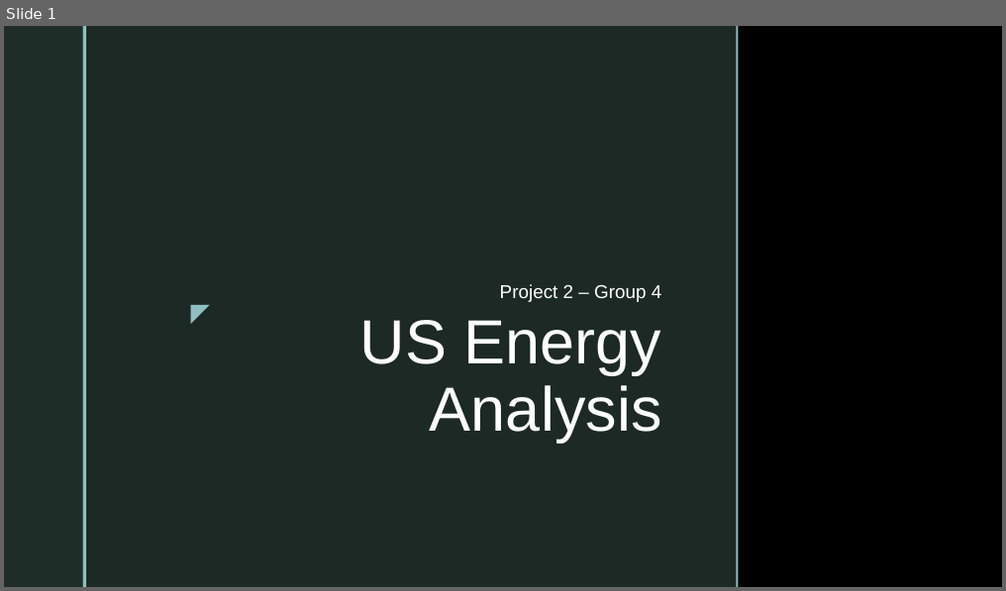
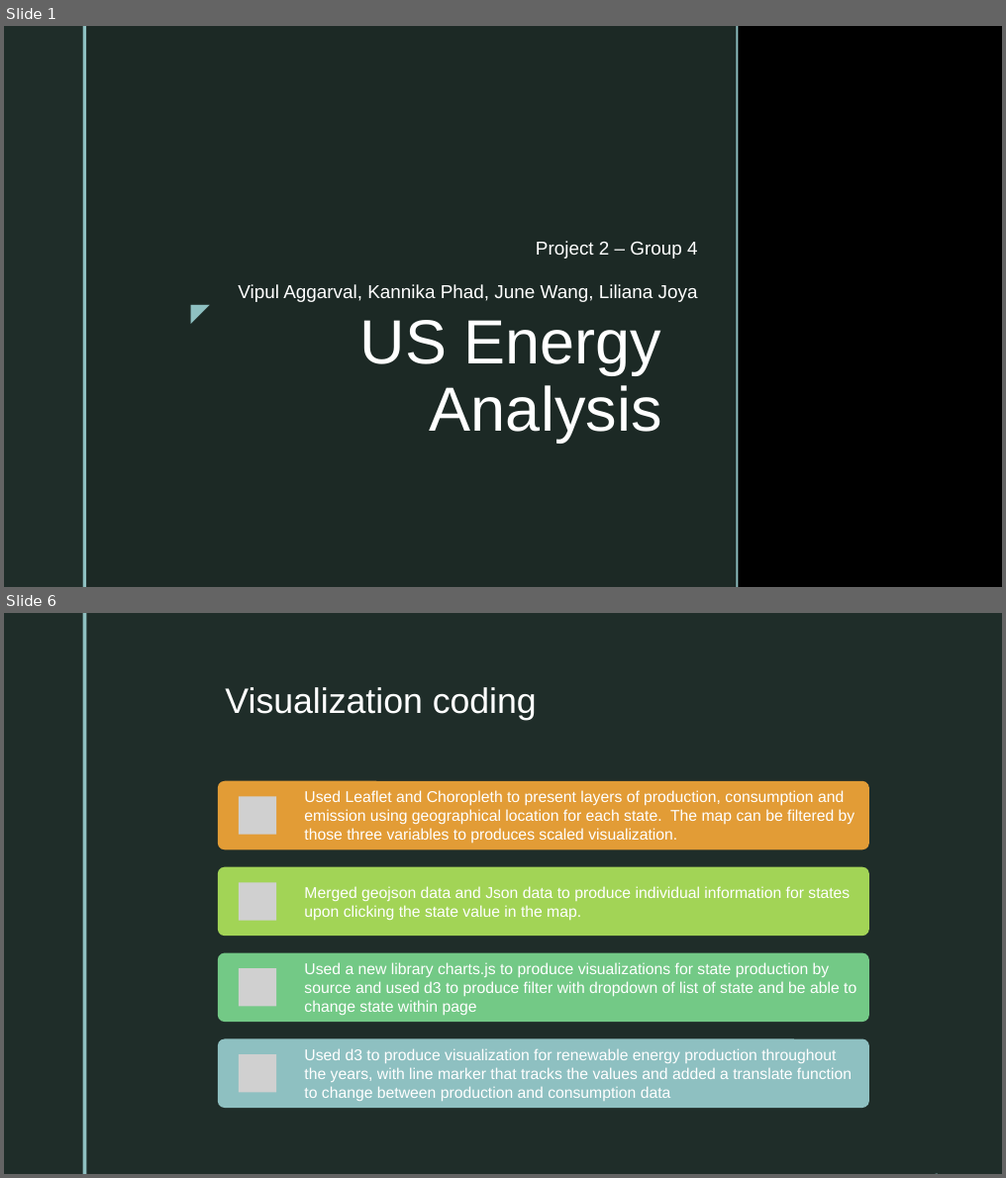
Before and after one commit to Kphad20/Project2-Group_4, a slide deck: Energy Analysis of the United States for 2018.pptx. Shown one above the other, each under a label of ours: slide 1 before the commit, slides 1 and 6 after it; the slides between them are not shown. The pictures are 1006x591 and 1006x1178 pixels, drawn with LibreOffice and Linux fonts; fonts in the diff are those of the drawing; grey boxes stand for pictures; background and template pictures are left out. Boxes give left, top, right and bottom in pixels: in the first picture for what was removed or moved away, otherwise in the second. Text is boxed around its words. In the diff, an @@ line names an element or a change of style, - is before the commit and + after.

```diff
--- a/Energy Analysis of the United States for 2018.pptx
+++ b/Energy Analysis of the United States for 2018.pptx
@@ slide 6 added at [4, 613, 1002, 1174], background picture (left out) @@
@@ rectangle added at [4, 613, 1002, 1174], fill #1F2D29 @@
@@ rectangle added at [4, 613, 82, 1174], fill #1F2D29 @@
@@ rectangle added at [82, 613, 86, 1174], fill #8EC0C1 @@
@@ rectangle added at [86, 613, 936, 1174], fill #1F2D29 at 92% opacity @@
@@ rectangle added at [936, 613, 938, 1174], fill #8EC0C1 @@
@@ title added at [225, 687, 537, 720], 34 pt, text #FFFFFF @@
+Visualization coding
@@ group added at [218, 781, 868, 1108]: 4 rounded rectangles, 4 pictures, 4 texts @@
+Used Leaflet and Choropleth to present layers of production, consumption and emission using geographical location for each state. The map can be filtered by those three variables to produces scaled visualization.
+Merged geojson data and Json data to produce individual information for states upon clicking the state value in the map.
+Used a new library charts.js to produce visualizations for state production by source and used d3 to produce filter with dropdown of list of state and be able to change state within page
+Used d3 to produce visualization for renewable energy production throughout the years, with line marker that tracks the values and added a translate function to change between production and consumption data
@@ slide 1 changed as well @@
@@ subtitle "Project 2 – Group 4": place and size @@
-subtitle "Project 2 – Group 4" at [500, 284, 662, 302]
+subtitle "Project 2 – Group 4" at [238, 241, 698, 302]
@@ subtitle at [238, 284, 698, 302]: paragraph added @@
+Vipul Aggarval, Kannika Phad, June Wang, Liliana Joya
```
Also in this commit, not shown: 2 other slides changed, 4 other slides added, 1 slide removed.
